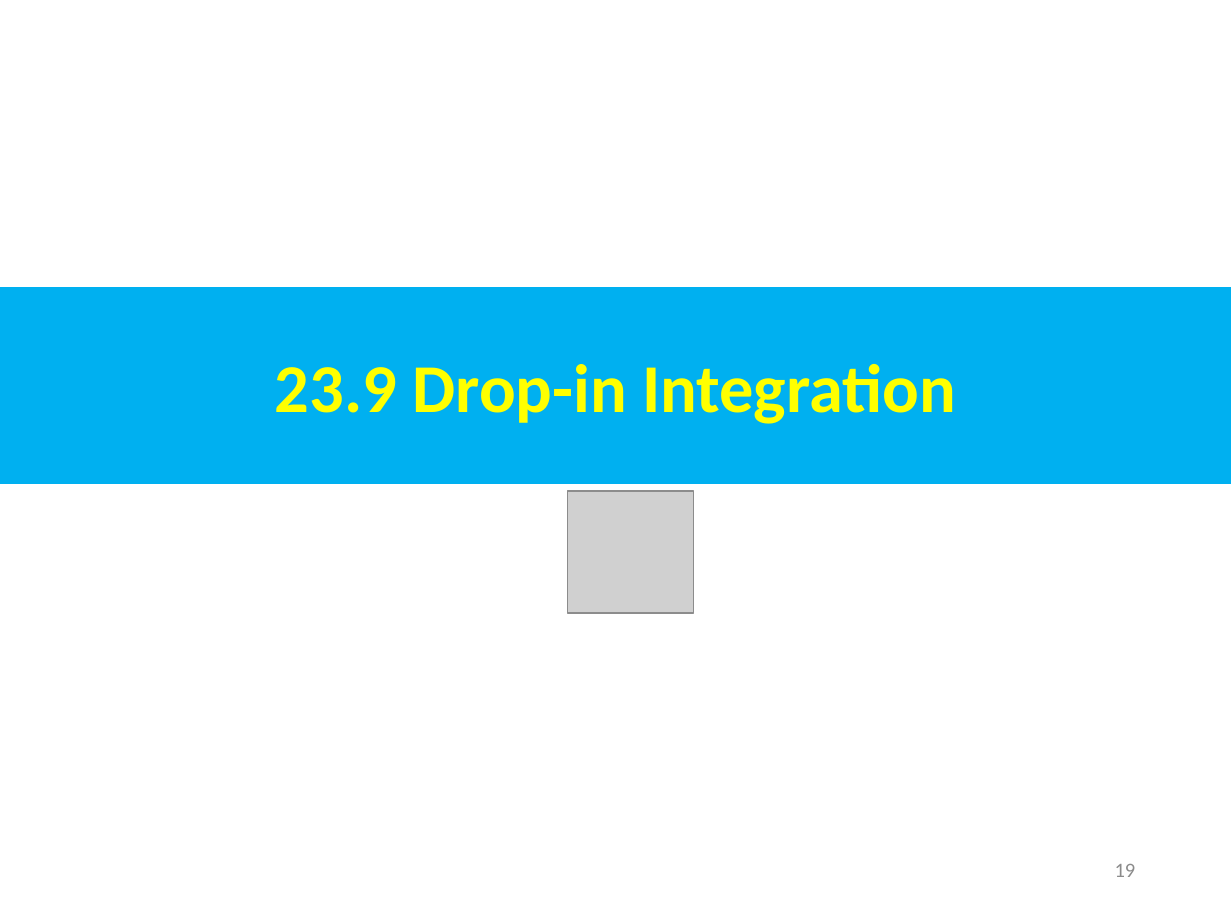
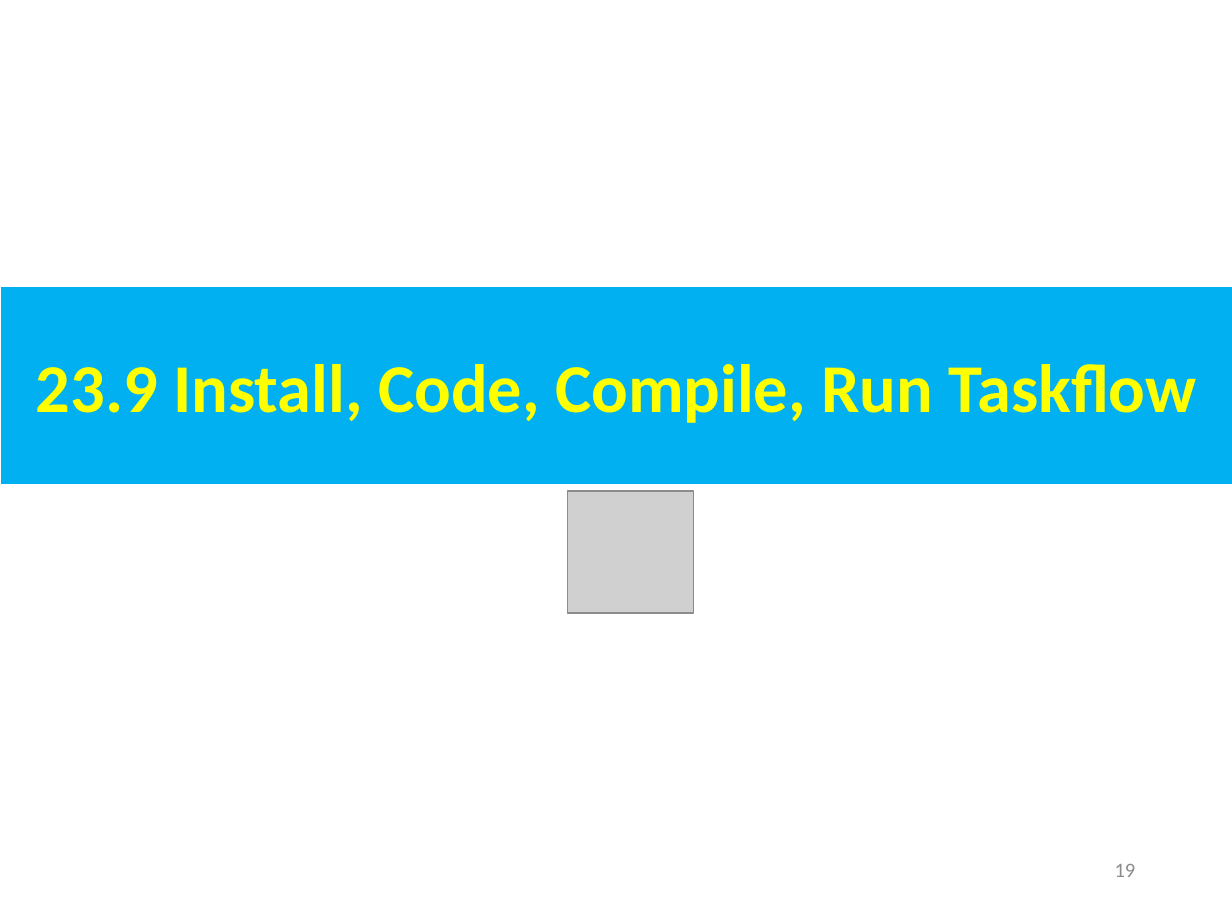
Before and after one commit to peterhchen/AIU_CS800_Chisel, a slide deck: slide 19 of 500_UCSC_HWD/023_Taskflow/000_Video/023.Taskflow.ppt. Drawn at 1232x924 pixels with LibreOffice and Linux fonts; fonts in the diff are those of the drawing; grey boxes stand for pictures. Boxes give left, top, right and bottom in pixels: in the first picture for what was removed or moved away, otherwise in the second. Text is boxed around its words. In the diff, an @@ line names an element or a change of style, - is before the commit and + after.

```diff
--- a/500_UCSC_HWD/023_Taskflow/000_Video/023.Taskflow.ppt
+++ b/500_UCSC_HWD/023_Taskflow/000_Video/023.Taskflow.ppt
@@ text in rectangle at (36, 364, 1197, 423): text changed @@
-23.9 Drop-in Integration
+23.9 Install, Code, Compile, Run Taskflow
```
Also in this commit, not shown: 1 other slide changed, 6 slides added.
